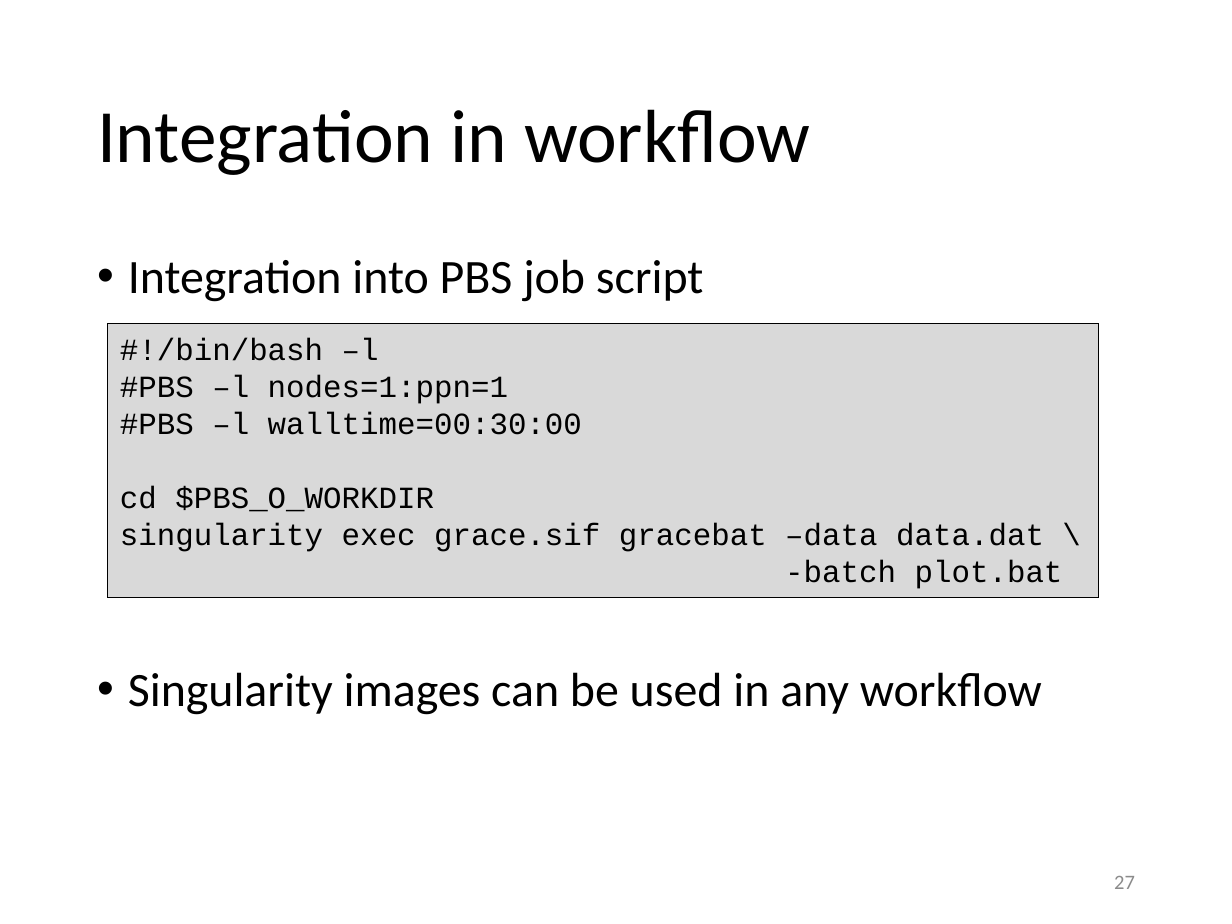
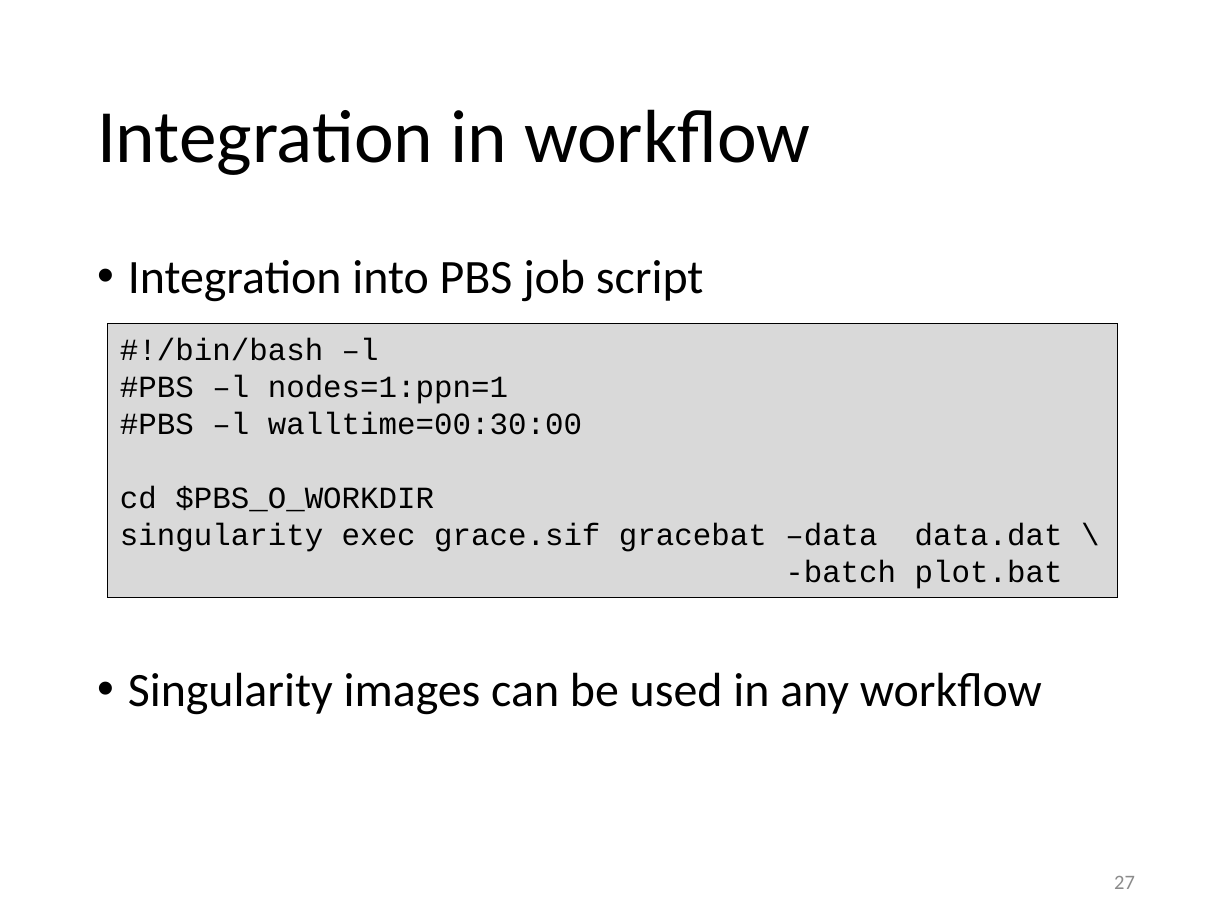
Before and after one commit to gjbex/Containers-for-HPC, a slide deck: slide 27 of singularity.pptx. Drawn at 1232x924 pixels with LibreOffice and Linux fonts; fonts in the diff are those of the drawing. Boxes give left, top, right and bottom in pixels: in the first picture for what was removed or moved away, otherwise in the second. Text is boxed around its words. In the diff, an @@ line names an element or a change of style, - is before the commit and + after.

```diff
--- a/singularity.pptx
+++ b/singularity.pptx
@@ rectangle "#!/bin/bash –l": place and size @@
-rectangle "#!/bin/bash –l" at <box>108,324,1099,598</box>
+rectangle "#!/bin/bash –l" at <box>108,324,1117,598</box>
```
Also in this commit, not shown: 2 other slides changed, 2 slides added.
